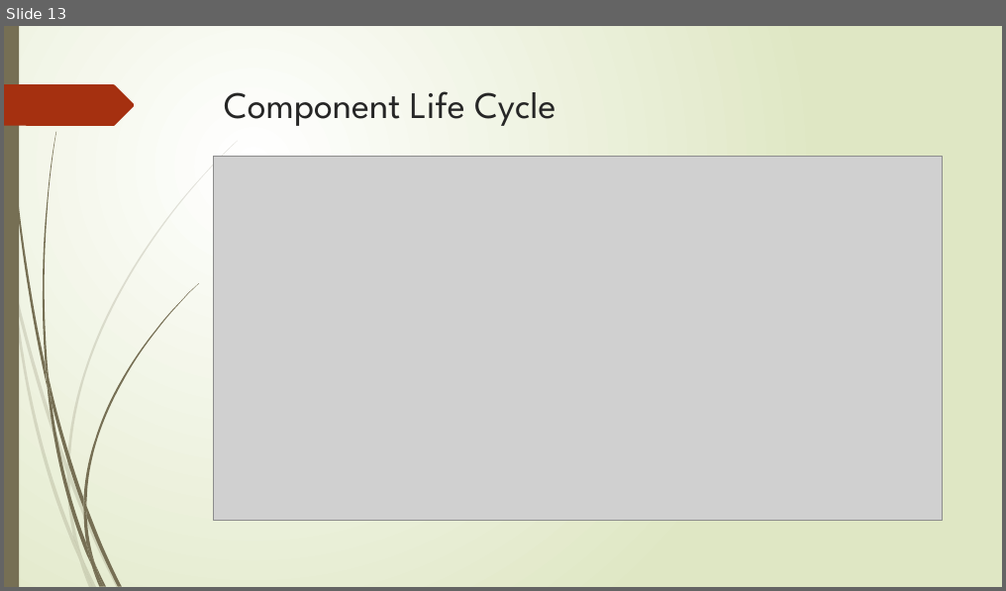
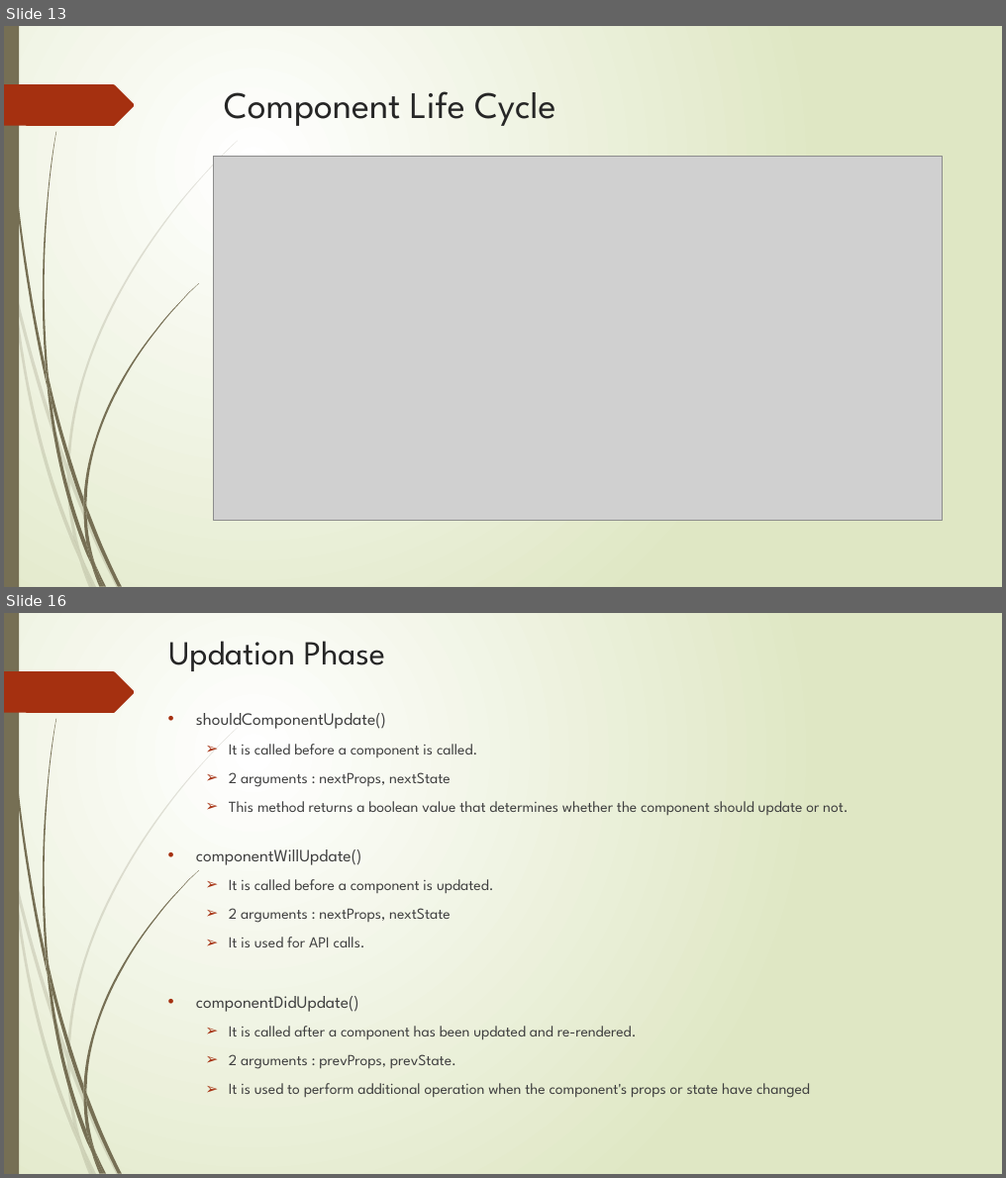
Before and after one commit to RinkalRnw/ReactJS_Notes, a slide deck: ReactJSLecture 8.pptx. Shown one above the other, each under a label of ours: slide 13 before the commit, slides 13 and 16 after it; the slides between them are not shown. The pictures are 1006x591 and 1006x1178 pixels, drawn with LibreOffice and Linux fonts; fonts in the diff are those of the drawing; grey boxes stand for pictures. Boxes give left, top, right and bottom in pixels: in the first picture for what was removed or moved away, otherwise in the second. Text is boxed around its words. In the diff, an @@ line names an element or a change of style, - is before the commit and + after.

Commit message:
Updation Phase added in lifecycle

```diff
--- a/ReactJSLecture 8.pptx
+++ b/ReactJSLecture 8.pptx
@@ slide 16 added at [4,613,1002,1174], background gradient #FFFFFF to #DFE8C4; not listed: 24 template elements that a slide beside it also shows @@
@@ title added at [168,641,386,671], 32.4 pt, text #262626 @@
+Updation Phase
@@ text added at [196,713,847,1098], 14.8 pt, text #404040 @@
+• shouldComponentUpdate()
+  ➢ It is called before a component is called.
+  ➢ 2 arguments : nextProps, nextState
+  ➢ This method returns a boolean value that determines whether the component should update or not.
+• componentWillUpdate()
+  ➢ It is called before a component is updated.
+  ➢ 2 arguments : nextProps, nextState
+  ➢ It is used for API calls.
+• componentDidUpdate()
+  ➢ It is called after a component has been updated and re-rendered.
+  ➢ 2 arguments : prevProps, prevState.
+  ➢ It is used to perform additional operation when the component's props or state have changed
```
Also in this commit, not shown: 4 other slides added.
